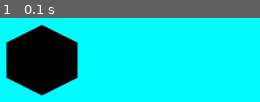
Above: before the commit, frame 1.
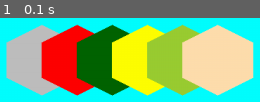
Above: after the commit, the same moment.

Repository: reeeeverb/pygame-experiments
Game: pygame game, started from main.py
Two runs of this game, one before a commit and one after it. Both use one fixed random seed, a clock stepped at 60 frames per second and the inputs below.
Inputs:
- Up to frame 1 (0.1 s): no input

The runs differ from the first frame. In frame 1, 68% of the frame differs, in the area x 2-98%, y 7-93%.

Commit message:
colors weeeee

Diff:
--- a/main.py
+++ b/main.py
@@ -5,6 +5,12 @@
 screen = pygame.display.set_mode((1280, 720))
 clock = pygame.time.Clock()
 running = True
+
+def draw_tile(x,y,terrain):
+    terrain_to_color = {"Mountains":"gray","Hills":"red","Forest":"darkgreen","Fields":"yellow","Pasture":"yellowgreen","Desert":"navajowhite"}
+    color = terrain_to_color[terrain]
+    pygame.draw.polygon(screen,color,[(x,y),(x-50,y-25),(x-50,y-75),(x,y-100),(x+50,y-75),(x+50,y-25)])
+
 
 while running:
     # poll for events
@@ -15,8 +21,13 @@
 
     # fill the screen with a color to wipe away anything from last frame
     screen.fill("aqua")
-    pygame.draw.polygon(screen,"black",[(200,175),(150,150),(150,100),(200,75),(250,100),(250,150)])
-
+    #pygame.draw.polygon(screen,"black",[(200,175),(150,150),(150,100),(200,75),(250,100),(250,150)])
+    draw_tile(200,175,"Mountains")
+    draw_tile(250,175,"Hills")
+    draw_tile(300,175,"Forest")
+    draw_tile(350,175,"Fields")
+    draw_tile(400,175,"Pasture")
+    draw_tile(450,175,"Desert")
     # RENDER YOUR GAME HERE
 
     # flip() the display to put your work on screen
